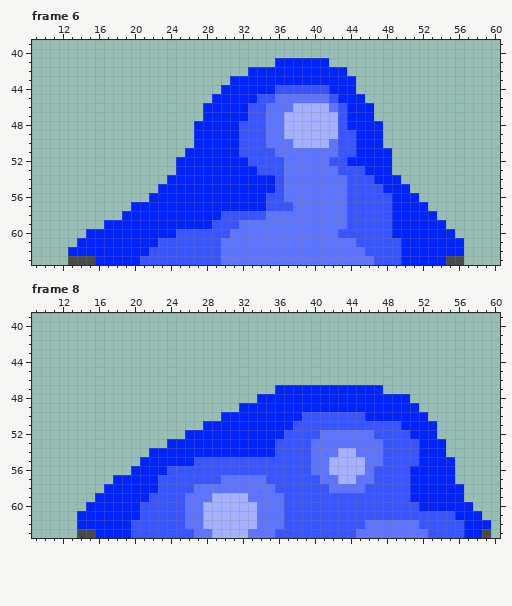
Pixel-art file, stored at Assets/Arts/Enemies/NormalEnemy/Slime/SlimeMove.aseprite. This is how it looked before the edit.
64x64 pixels, 10 frames. Shown: frame 6: x 9..60, y 39..63; frame 8: x 9..60, y 39..63. The commit also changed other frames, which this record leaves out.
New version:
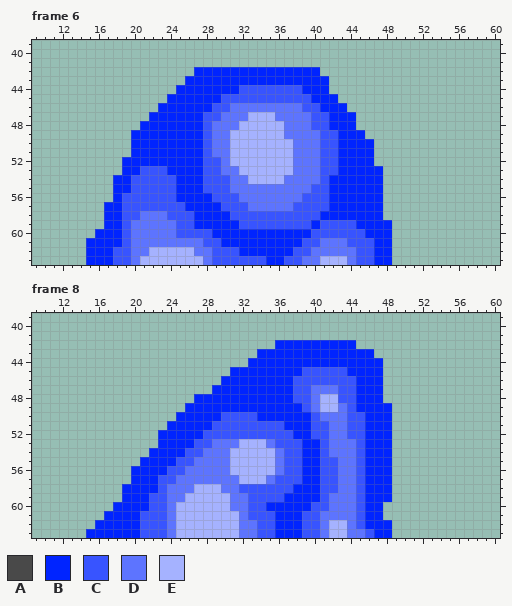
Palette (. is transparent): A #494949  B #0024ff  C #3854ff  D #5d74ff  E #a5b2ff
Commit: Upgrade Moving Enemy with State Machine (slime)
Edits made:
Changed rows in their new state; - is an unchanged pixel.
Frame 6:
first column x 13:
41 -----------------------......---------------
42 --------------BBBBBB--------...-------------
43 -------------BBBBB-----------...------------
44 ------------BBBBB--CCCC---BBB...------------
45 -----------BBBBB-CCCC--CCCCBBB...-----------
46 ----------BBBBB-CCDDDD---DCCBBB...----------
47 ---------BBBBBBCCDDDEEE-DDDCCBB-..----------
48 --------BBBBBB-CDDDEEEEEDDDCCBB-...---------
49 -------BBBBBBB-CDDEEEEEEDDDDCCBB-..---------
50 -------BBBBBBB-CDDEEEEEEEDDDCCBB--.---------
51 -------BBBBBB--CDDEEEEEEE---CCBB--..--------
52 ------BBBBBB---CCDEEEEEEE---C-B---..--------
53 ------BBCCCB---CCDDEEEEEE---CCBBB--.--------
54 -----BBCCCCC---CCCDDEEEE----CBBBBB-..-------
55 -----BBCCCCC---CCCDDDDDD---CCBBBBBB...------
56 -----BCCCCCC----CCCDDDDD--CCCBBBBBB....-----
57 ----BBCCCCCCC----CCCDDDDDCCCCBBBBBB.....----
58 ----BBCCDDDCCC---B----CCCCCCBBBBBBB......---
59 ------CDDDDDCC--BBBCCCCCCCCBCCC-BBBB......--
60 --.---CDDDDD----BBBBBBBBBBBCCC---BBB.......-
61 -.----CDDDDDDDD--BBBBBBBBBCC---C--BB........
62 ..---CCDDEEEEEDD-CCBBBBBBCC-----C-BB........
63 ..B--CCDEEEEEEED-CCCCCBBCC--EEE-CCBB........
Frame 8:
first column x 14:
42 ----------------------BBBBBBBBB---------------
43 --------------------BBBBBBBBBBBBB-------------
44 -------------------BBBBBBBBBBBBBBB------------
45 -----------------BBBBBBBBCCCCCBBBB------------
46 ----------------BBBBBBBBCCCCCCCBBB------------
47 ---------------BBBBBBB--CCDDDCC---------------
48 -------------BBBBBBB----CCDEECC---...---------
49 ------------BBBBBB-------CDEEDC----...--------
50 -----------BBBBBCCCC-----B-DDD-----....-------
51 ----------BBBB-CCCCCCCC-BB--DD--BBB.....------
52 ---------BBB--CCCCCCCCC-BB-C--CCBBB.....------
53 ---------B---CCDDDEEED---BBC---CBBB......-----
54 ------------CCDDDEEEEED--BBC-DDCBBB......-----
55 -----------CCDDDDEEEEED--BBCCDDCBBB.......----
56 ------------DDDDDEEEEED--BBCCDDCBBB.......----
57 ----..-----DDDDD--EEED---BBCCDDCBBB.......----
58 ---..-----DDDEEE--CCCC--BBB-C--CBBB........---
59 --...-----DDEEE--DDCCCCBBBB-DDD-BBB........---
60 -...---B--DEEE---DDCCBBBBB--DDD-BB..........--
61 ...-------DEEE----DCCCBBB--DDDD-BB...........-
62 ..----B---DEEE----DDCCBBB--DEED-BBB...........
63 .B----B---DEEEE---D-CCBBB--DEED-CBB...........
Boxes around the changes in both pictures, in picture pixels (x1, y1, x2, y2):
changed: (68, 58, 464, 265)
changed: (77, 340, 491, 538)
